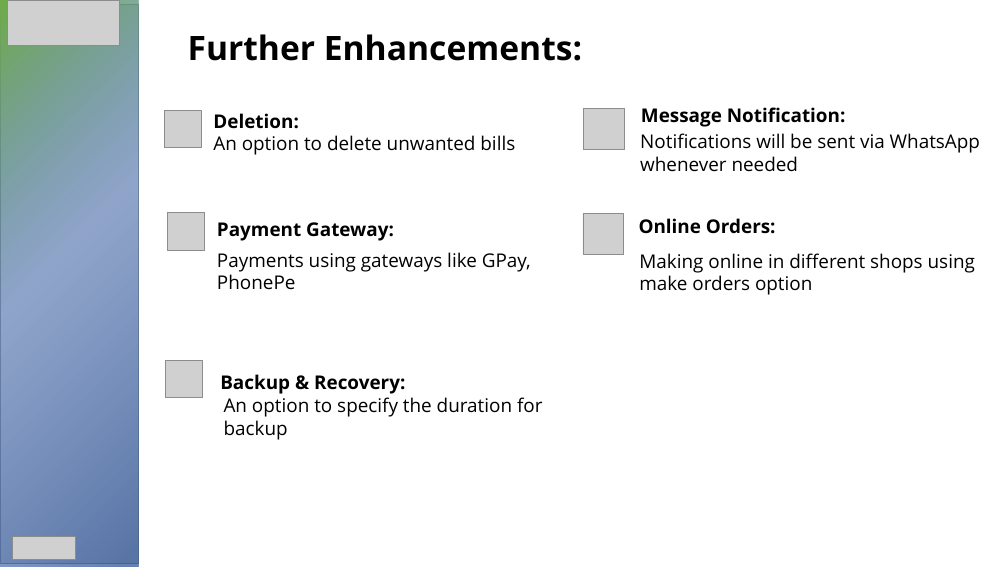
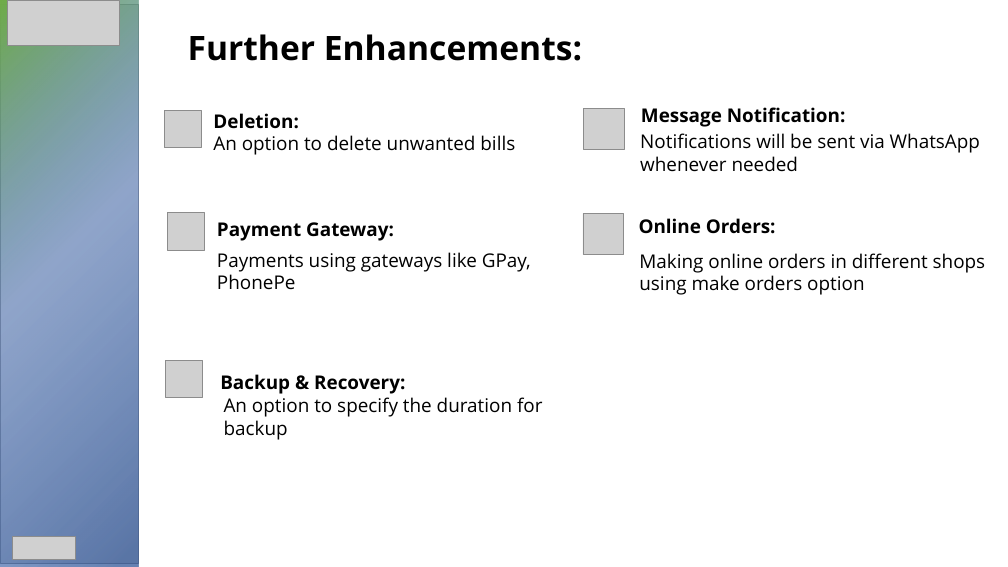
Before and after one commit to Swarnesh2003/inBills, a slide deck: slide 9 of Project proposal.pptx. Drawn at 1008x567 pixels with LibreOffice and Linux fonts; fonts in the diff are those of the drawing; grey boxes stand for pictures. Boxes give left, top, right and bottom in pixels: in the first picture for what was removed or moved away, otherwise in the second. Text is boxed around its words. In the diff, an @@ line names an element or a change of style, - is before the commit and + after.

```diff
--- a/Project proposal.pptx
+++ b/Project proposal.pptx
@@ text at [639,253,986,295]: text changed @@
-Making online in different shops using make orders option
+Making online orders in different shops using make orders option
```
Also in this commit, not shown: 2 other slides changed.
